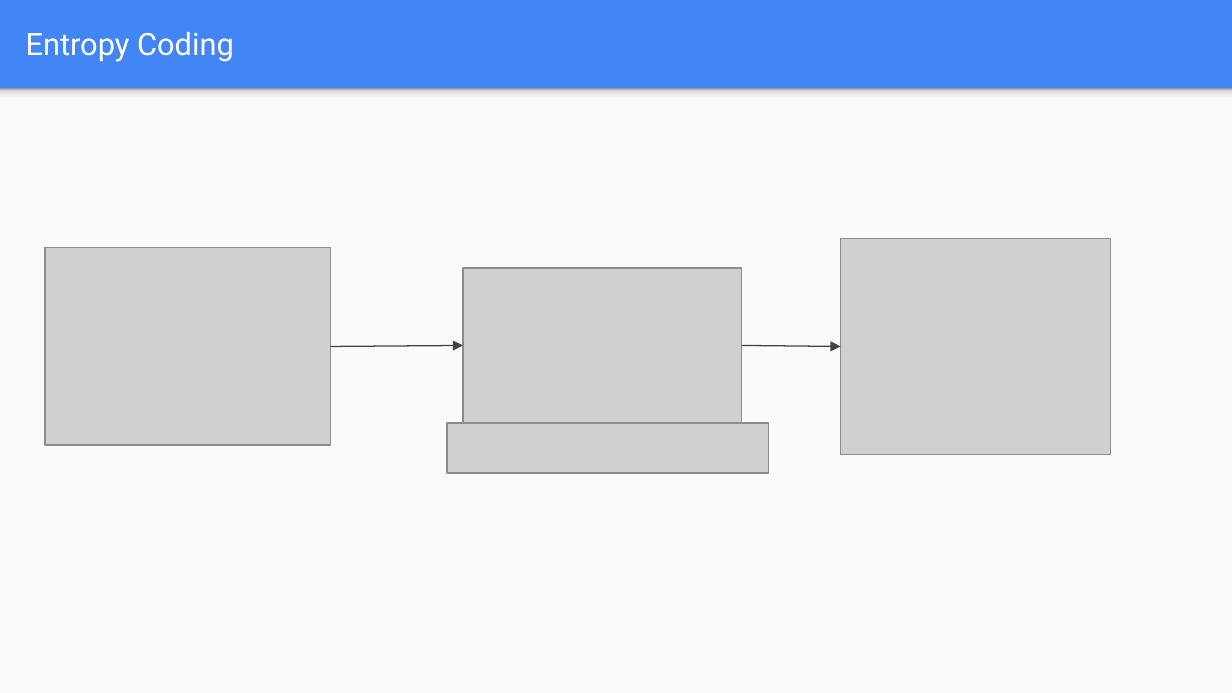
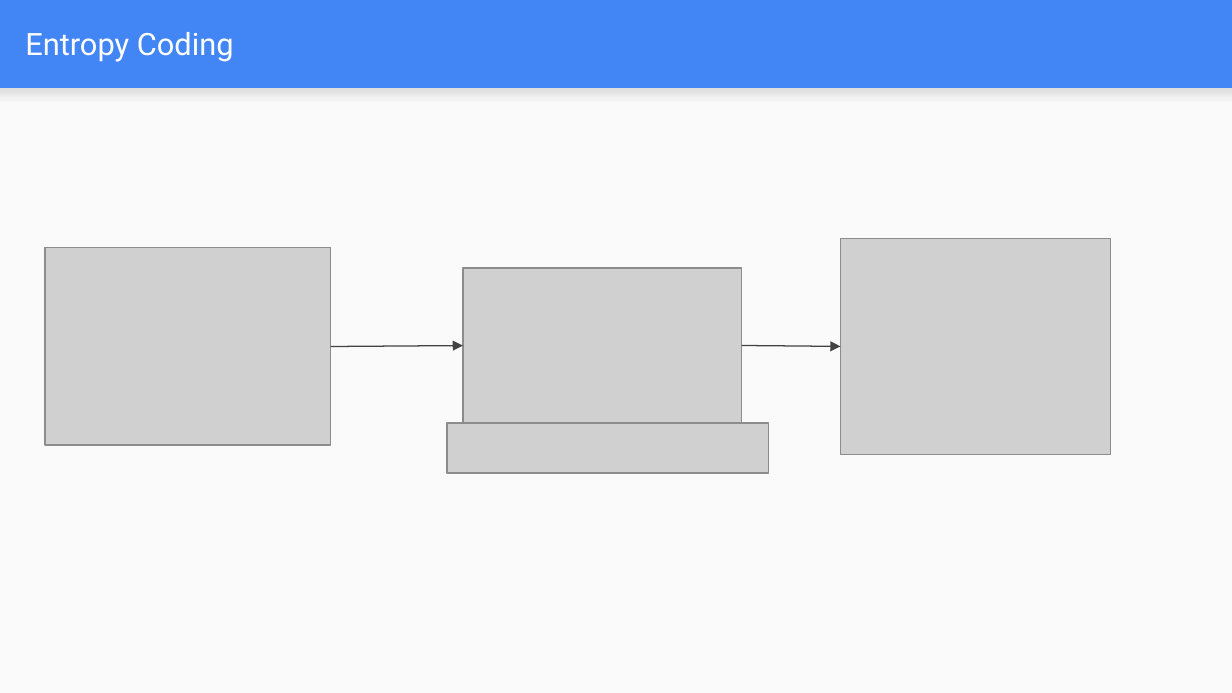
Before and after one commit to JKHHai/G4_H263_Compression, a slide deck: slide 19 of docs/H.263 Media Compression Broadcast on FPGAs Final project Demo.pptx (slide 20 before the commit). Drawn at 1232x693 pixels with LibreOffice and Linux fonts; fonts in the diff are those of the drawing; grey boxes stand for pictures. Boxes give left, top, right and bottom in pixels: in the first picture for what was removed or moved away, otherwise in the second. Text is boxed around its words. In the diff, an @@ line names an element or a change of style, - is before the commit and + after.

```diff
--- a/docs/H.263 Media Compression Broadcast on FPGAs Final project Demo.pptx
+++ b/docs/H.263 Media Compression Broadcast on FPGAs Final project Demo.pptx
@@ rectangle at bbox=[0, 89, 1232, 103]: fill gradient #F9F9F9 to #DEDEDE to #999999 to gradient #F9F9F9 to #DEDEDE @@
@@ arrow removed from (330, 346) to (463, 345) @@
@@ freeform shape added at bbox=[330, 346, 462, 347], outline #424242 0.74 pt @@
```
Also in this commit, not shown: 26 other slides changed, 1 slide removed, 4 other files.
